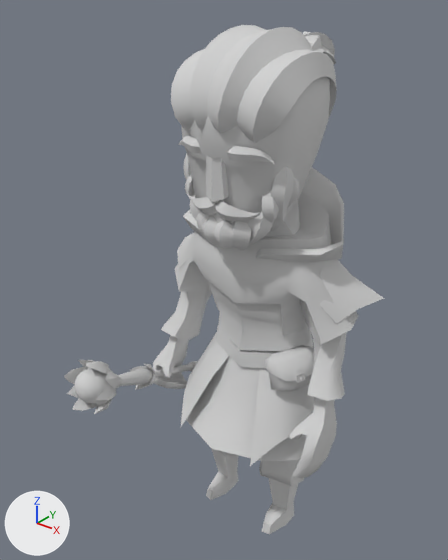
The glTF model models/Wizard.glb: old version first, new version second.
Both versions are drawn from a 50 mm camera at (1.87, -2.66, 3.25) aimed at (-0.21, -0.07, 1.65). Arrows for +X, +Y and +Z are at lower left; the lights stay in place.

Objects in the first picture: 'Face__ncl1_29.005', 'Pouch__ncl1_29.001', 'ShoulderPad.L__ncl1_29.002', 'ShoulderPad.R__ncl1_29.004', 'Wizard.001__ncl1_29.006', 'Wizard_Staff_Cylinder.000'.
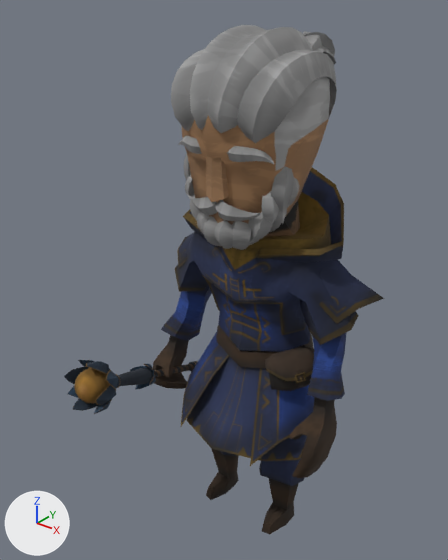
Edits to the scene script, one JSON object a line:
```json
{"op": "add", "block": "img_wizard_staff_texture", "code": ["img_wizard_staff_texture = load_image('Wizard_Staff_Texture', '_unpacked/Wizard_Staff_Texture', 512, 512, 'sRGB')"]}
{"op": "add", "block": "img_wizard_texture", "code": ["img_wizard_texture = load_image('Wizard_Texture', '_unpacked/Wizard_Texture', 1024, 1024, 'sRGB')"]}
{"op": "remove", "block": "mat_wizard_texture", "code": "mat_wizard_texture.base_color = (0.64, 0.64, 0.64)  # light grey #d1d1d1"}
{"op": "add", "block": "mat_wizard_texture", "code": "mat_wizard_texture.texture = img_wizard_texture"}
{"op": "remove", "block": "mat_wizard_staff_texture", "code": "mat_wizard_staff_texture.base_color = (0.64, 0.64, 0.64)  # light grey #d1d1d1"}
{"op": "add", "block": "mat_wizard_staff_texture", "code": "mat_wizard_staff_texture.texture = img_wizard_staff_texture"}
```

Pixel boxes [x1, y1, x2, y2] of what changed, in the pictures (448 x 560 px):
```json
{"object": "Wizard.001__ncl1_29.006", "change": "surface changed", "before": [153, 74, 359, 534], "after": [153, 74, 359, 534]}
{"object": "Face__ncl1_29.005", "change": "surface changed", "before": [171, 25, 337, 250], "after": [171, 25, 337, 250]}
{"object": "Wizard_Staff_Cylinder.000", "change": "surface changed", "before": [64, 360, 198, 414], "after": [64, 360, 198, 414]}
{"object": "ShoulderPad.L__ncl1_29.002", "change": "surface changed", "before": [319, 260, 384, 323], "after": [319, 260, 384, 323], "on screen": "grey to blue"}
{"object": "Pouch__ncl1_29.001", "change": "surface changed", "before": [265, 346, 314, 391], "after": [265, 346, 314, 391], "on screen": "grey to brown"}
{"object": "ShoulderPad.R__ncl1_29.004", "change": "surface changed", "before": [177, 233, 193, 269], "after": [177, 233, 193, 269]}
```
